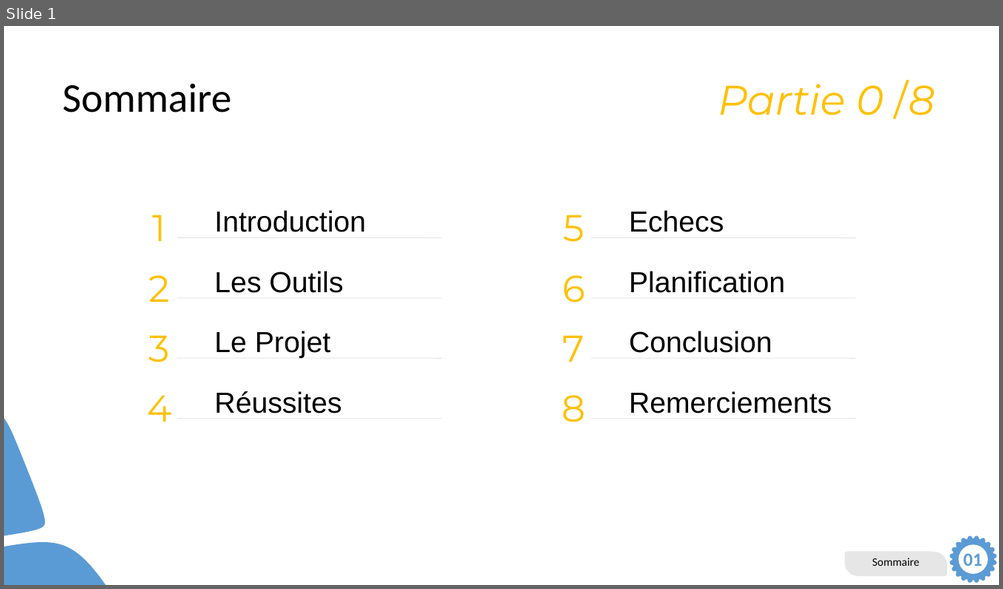
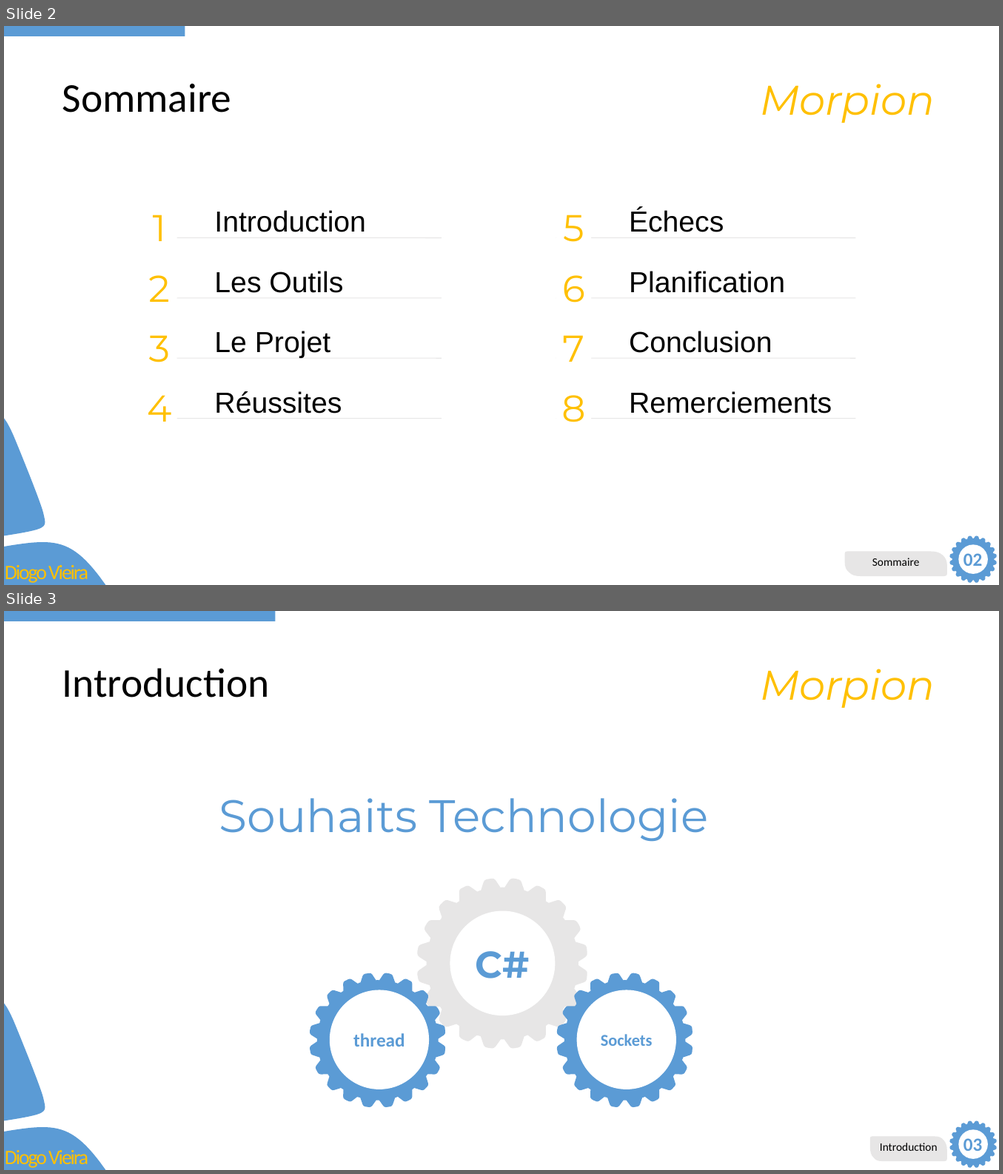
Before and after one commit to DiogoVieiraFerreira/Morpion_Pre-TPI, a slide deck: Dev/Présentation.pptx. Shown one above the other, each under a label of ours: slide 1 before the commit, slides 2 and 3 after it. The pictures are 1003x589 and 1003x1174 pixels, drawn with LibreOffice and Linux fonts; fonts in the diff are those of the drawing. Boxes give left, top, right and bottom in pixels: in the first picture for what was removed or moved away, otherwise in the second. Text is boxed around its words. In the diff, an @@ line names an element or a change of style, - is before the commit and + after.

```diff
--- a/Dev/Présentation.pptx
+++ b/Dev/Présentation.pptx
@@ slide 3 added at [4, 611, 999, 1170], background #FFFFFF; not listed: 5 template elements that a slide beside it also shows @@
@@ rectangle added at [4, 611, 276, 621], fill #5B9BD5 @@
@@ title added at [62, 668, 270, 698], 39.6 pt, text #000000 @@
+Introduction
@@ text added at [760, 669, 934, 708], 40 pt, text #FFC000, italic @@
+Morpion
@@ text added at [219, 798, 708, 842], 44 pt, text #5B9BD5 @@
+Souhaits Technologie
@@ freeform shape added at [418, 878, 587, 1048], fill #E7E6E6 @@
@@ ellipse added at [438, 899, 567, 1028], fill #E7E6E6 @@
@@ ellipse added at [453, 914, 552, 1013], fill #FFFFFF, outline #FFFFFF 6 pt @@
@@ text added at [475, 951, 529, 979], 36 pt, text #5B9BD5, bold @@
+C#
@@ freeform shape added at [309, 974, 445, 1108], fill #5B9BD5 @@
@@ freeform shape added at [557, 974, 693, 1108], fill #5B9BD5 @@
@@ ellipse added at [330, 990, 429, 1089], fill #FFFFFF, 18 pt, text #5B9BD5, bold @@
+thread
@@ ellipse added at [577, 990, 676, 1089], fill #FFFFFF, 16 pt, text #5B9BD5, bold @@
+Sockets
@@ freeform shape added at [871, 1137, 947, 1162], fill #E7E6E6, 11 pt, text #000000 @@
+Introduction
@@ text added at [963, 1139, 982, 1151], 18 pt, text #5B9BD5, bold @@
+03
@@ what was slide 1 is now slide 2 @@
@@ slide 2 changed as well @@
@@ rectangle added at [4, 26, 185, 36], fill #5B9BD5 @@
@@ text at [760, 84, 934, 123]: text changed @@
-Partie 0 /8
+Morpion
@@ text at [629, 209, 723, 232]: text changed @@
-Echecs
+Échecs
@@ text at [963, 554, 982, 566]: text changed @@
-01
+02
@@ text added at [5, 562, 88, 583], 19.8 pt, text #FFC000 @@
+Diogo Vieira
```
Also in this commit, not shown: 3 other slides changed, 6 other slides added, 2 slides removed, 2 other files.
